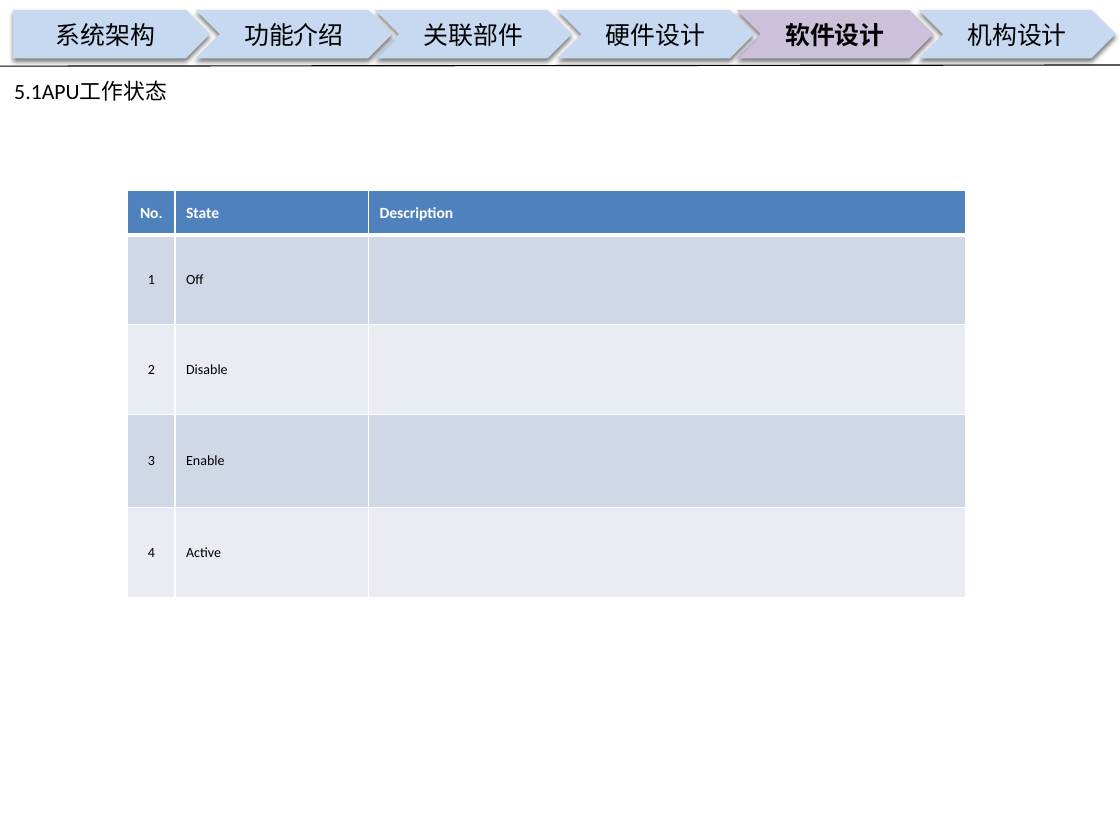
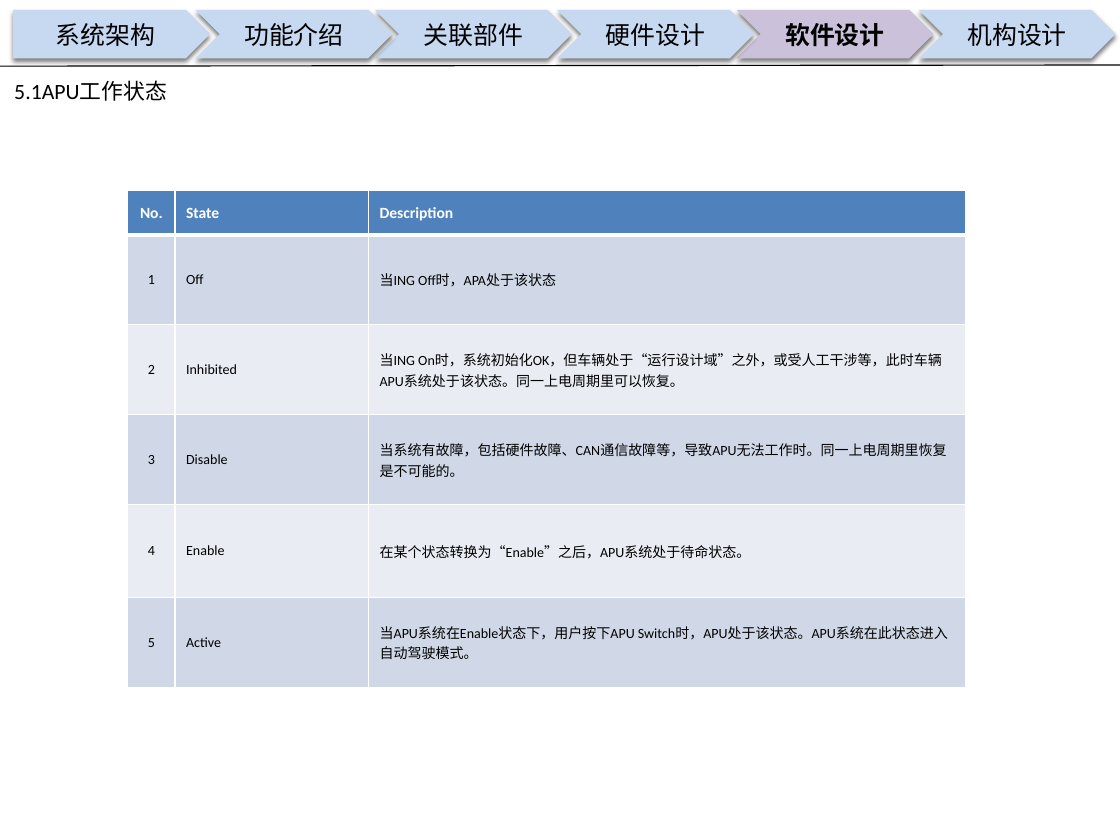
Before and after one commit to guruquan887/VAD01, a slide deck: slide 21 of 01需求分析/docs/specs/00APU设计构想书-VAD01-20180126.pptx (slide 18 before the commit). Drawn at 1120x840 pixels with LibreOffice and Linux fonts; fonts in the diff are those of the drawing; background and template pictures are left out. Boxes give left, top, right and bottom in pixels: in the first picture for what was removed or moved away, otherwise in the second. Text is boxed around its words. In the diff, an @@ line names an element or a change of style, - is before the commit and + after.

Commit message:
项目工作汇报
项目工作汇报

```diff
--- a/01需求分析/docs/specs/00APU设计构想书-VAD01-20180126.pptx
+++ b/01需求分析/docs/specs/00APU设计构想书-VAD01-20180126.pptx
@@ table at (128, 190, 965, 688) @@
-row 2: 1 | Off | 
-row 3: 2 | Disable | 
-row 4: 3 | Enable | 
-row 5: 4 | Active | 
+row 2: 1 | Off | 当ING Off时，APA处于该状态
+row 3: 2 | Inhibited | 当ING On时，系统初始化OK，但车辆处于“运行设计域”之外，或受人工干涉等，此时车辆APU系统处于该状态。同一上电周期里可以恢复。
+row 4: 3 | Disable | 当系统有故障，包括硬件故障、CAN通信故障等，导致APU无法工作时。同一上电周期里恢复是不可能的。
+row 5: 4 | Enable | 在某个状态转换为“Enable”之后，APU系统处于待命状态。
+row 6: 5 | Active | 当APU系统在Enable状态下，用户按下APU Switch时，APU处于该状态。APU系统在此状态进入自动驾驶模式。
```
Also in this commit, not shown: 9 other slides changed, 3 slides added, 1 other file.
